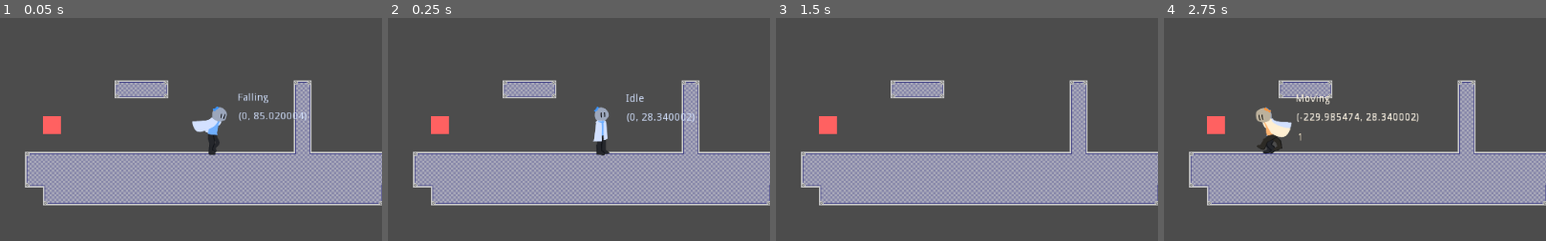
Above: before the commit, frames 1-4 (left to right).
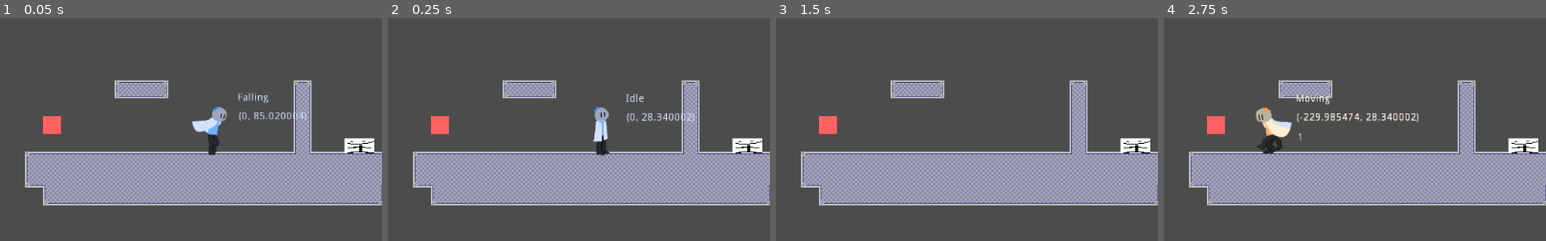
Above: after the commit, the same moments.

Repository: Airtoum/Twin-Manifold
Game: Godot game, scene res://Levels/Level A.tscn
The game is run twice, just before and just after one commit, with the same random seed, the same clock (stepped at 60 frames per second) and the same inputs.
Inputs:
- Up to frame 1 (0.05 s): no input
- Up to frame 2 (0.25 s): no input
- Up to frame 3 (1.5 s): tap Enter (ui_accept) at 0.5, 0.77, 1.25 s; hold D (Right) from 0.53 s (still down); tap Shift (Clone) at 0.6, 1.35 s
- Up to frame 4 (2.75 s): tap Enter (ui_accept) at 1.52 s; tap R (Reset) at 2 s; release D (Right) at 2.03 s; hold A (Left) from 2.03 s (still down); tap Shift (Clone) at 2.1 s
The pictures show only the part of the screen within x 22-72%, y 50-100%; the shares and areas given below are measured in that part.

The runs differ from the first frame. In frame 1, 0.5% of the frame differs, in the area x 90-98%, y 53-61%; in frame 2, 0.5%; in frame 3, 0.5%; in frame 4, 0.5%.

Commit message:
Button added

Diff:
--- /dev/null
+++ b/Twin Manifold/Entities/Button/Button.gd
@@ -0,0 +1,37 @@
+extends Area2D
+
+
+var pressed_by = []
+var is_pressed = false
+
+
+# Called when the node enters the scene tree for the first time.
+func _ready():
+	pass # Replace with function body.
+
+
+# Called every frame. 'delta' is the elapsed time since the previous frame.
+#func _process(delta):
+#	pass
+
+
+func _on_Button_body_entered(body):
+	if body is Scientist:
+		pressed_by.append(body)
+	am_i_pressed()
+
+
+func _on_Button_body_exited(body):
+	if body is Scientist:
+		pressed_by.erase(body)
+	am_i_pressed()
+
+func am_i_pressed():
+	var am_i_pressed_now = pressed_by.size() > 0
+	if not is_pressed and am_i_pressed_now:
+		GameEvents.emit_signal("button_pressed", self)
+		$Sprite.visible = false
+	if is_pressed and not am_i_pressed_now:
+		GameEvents.emit_signal("button_depressed")
+		$Sprite.visible = true
+	is_pressed = am_i_pressed_now
--- /dev/null
+++ b/Twin Manifold/Entities/Button/Button.tscn
@@ -0,0 +1,21 @@
+[gd_scene load_steps=4 format=2]
+
+[ext_resource path="res://Assets/Placeholder2.png" type="Texture" id=1]
+[ext_resource path="res://Entities/Button/Button.gd" type="Script" id=2]
+
+[sub_resource type="RectangleShape2D" id=1]
+extents = Vector2( 20, 10 )
+
+[node name="Button" type="Area2D"]
+script = ExtResource( 2 )
+
+[node name="Sprite" type="Sprite" parent="."]
+position = Vector2( 0, -10 )
+scale = Vector2( 4, 1 )
+texture = ExtResource( 1 )
+
+[node name="CollisionShape2D" type="CollisionShape2D" parent="."]
+position = Vector2( 0, -10 )
+shape = SubResource( 1 )
+[connection signal="body_entered" from="." to="." method="_on_Button_body_entered"]
+[connection signal="body_exited" from="." to="." method="_on_Button_body_exited"]
--- a/Twin Manifold/Global/GameEvents.gd
+++ b/Twin Manifold/Global/GameEvents.gd
@@ -5,3 +5,6 @@
 signal tilemap_entered
 
 signal level_end
+
+signal button_pressed
+signal button_depressed
--- a/Twin Manifold/Levels/Level A.tscn
+++ b/Twin Manifold/Levels/Level A.tscn
@@ -8,6 +8,7 @@
 [ext_resource path="res://MiscThings/UICounter.gd" type="Script" id=6]
 [ext_resource path="res://Entities/Goal/Goal.tscn" type="PackedScene" id=7]
 [ext_resource path="res://Levels/LevelScript.gd" type="Script" id=8]
+[ext_resource path="res://Entities/Button/Button.tscn" type="PackedScene" id=9]
 
 [sub_resource type="DynamicFont" id=1]
 size = 40
@@ -64,3 +65,6 @@
 
 [node name="Goal" parent="." instance=ExtResource( 7 )]
 position = Vector2( 191.607, 219.923 )
+
+[node name="Button" parent="." instance=ExtResource( 9 )]
+position = Vector2( 712.335, 481.629 )
Not shown: 1 places in Twin Manifold/Levels/Level A.tscn that only renumber resources
